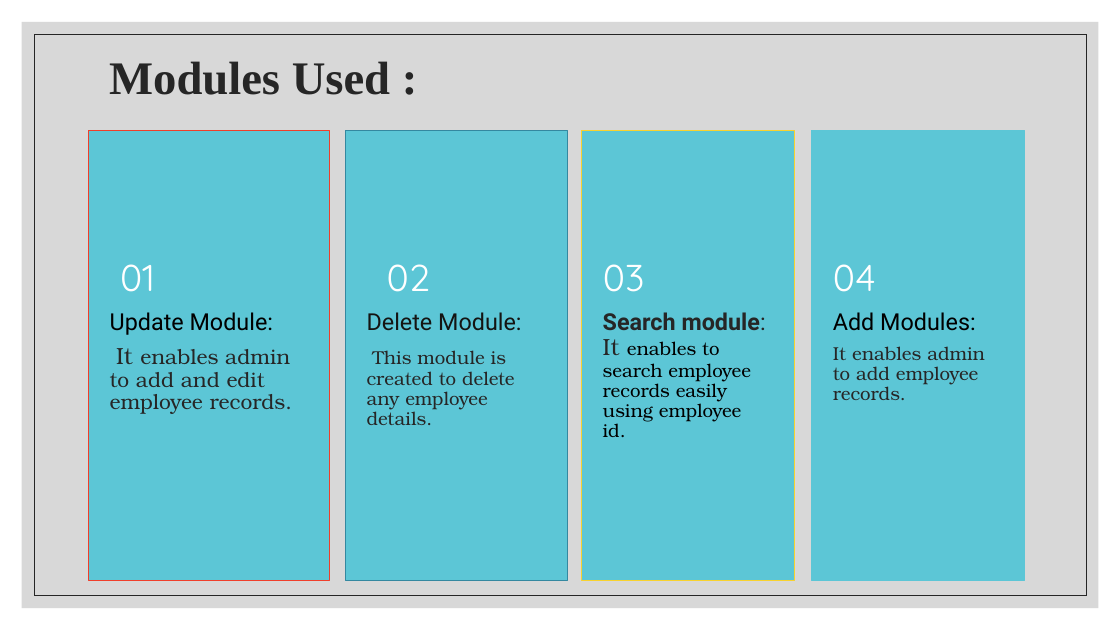
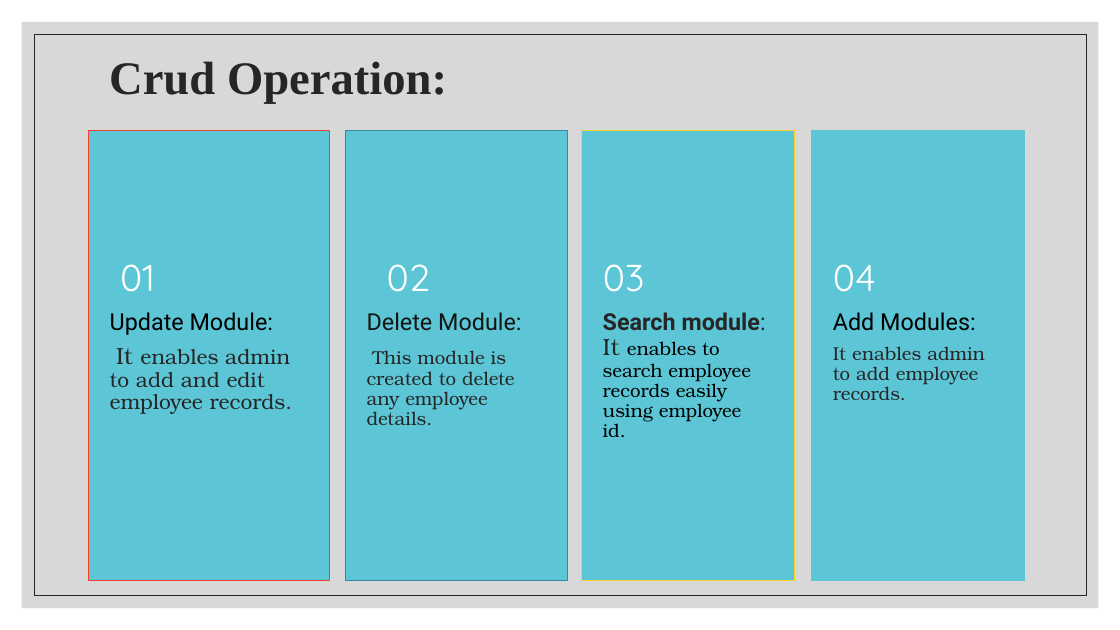
Before and after one commit to Moni1311/FullStackProject, a slide deck: slide 7 of EMS PPT.pptx. Drawn at 1120x630 pixels with LibreOffice and Linux fonts; fonts in the diff are those of the drawing. Boxes give left, top, right and bottom in pixels: in the first picture for what was removed or moved away, otherwise in the second. Text is boxed around its words. In the diff, an @@ line names an element or a change of style, - is before the commit and + after.

```diff
--- a/EMS PPT.pptx
+++ b/EMS PPT.pptx
@@ title at (109, 61, 447, 104): text changed @@
-Modules Used :
+Crud Operation:
```
Also in this commit, not shown: 2 other slides changed, 1 slide added, 2 slides removed.
